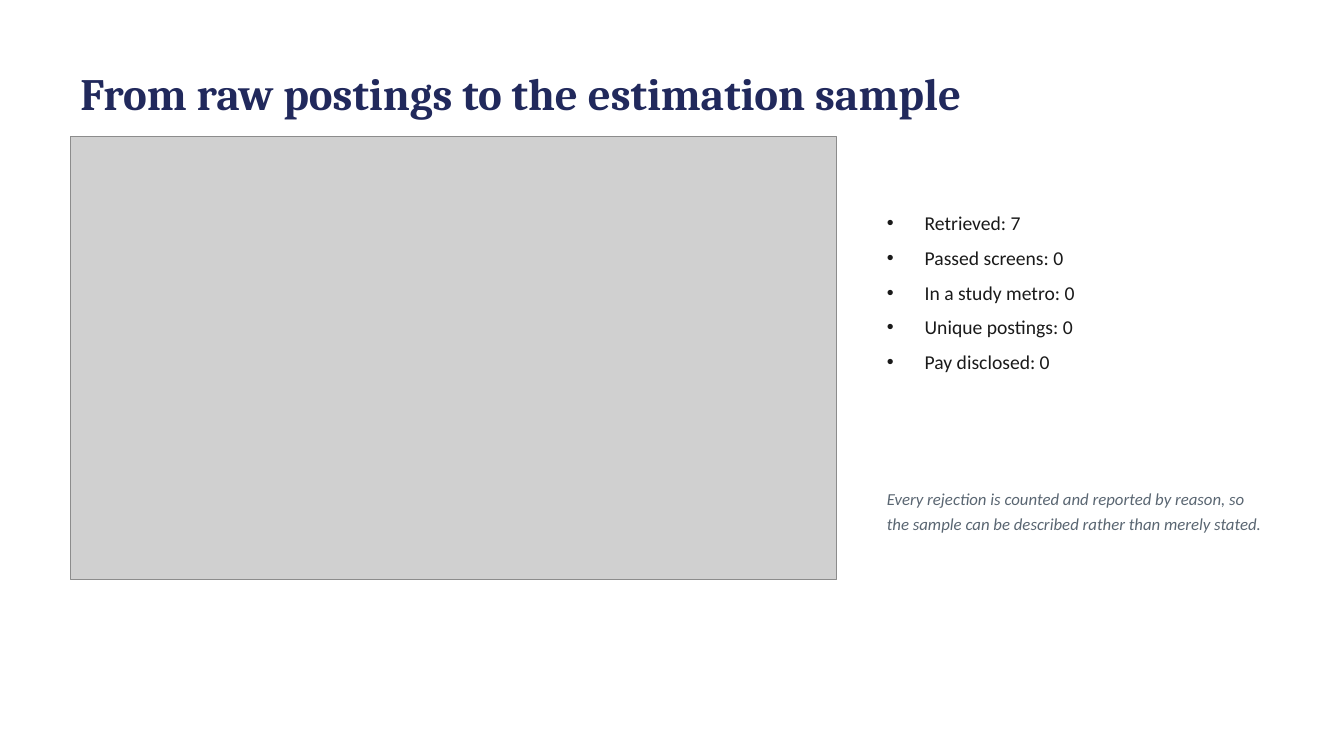
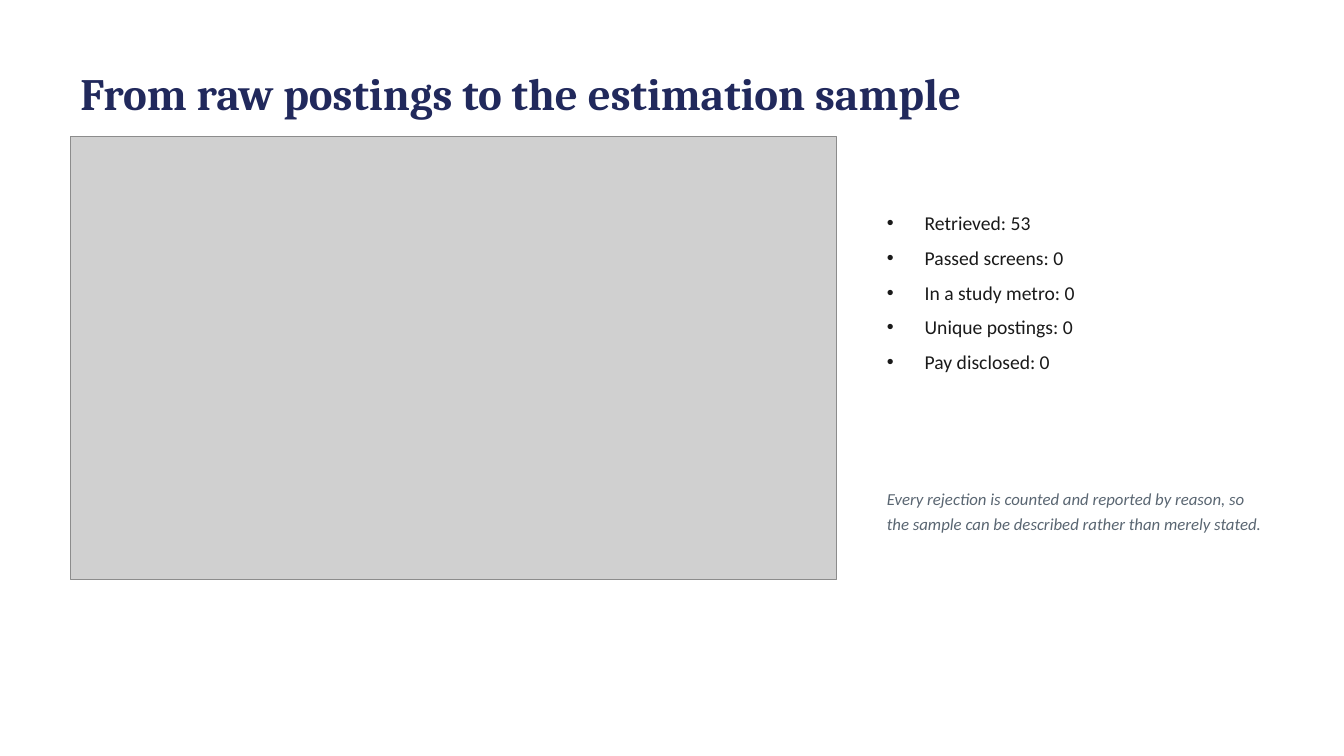
Before and after one commit to hendeal-cyber/Modern-Labor-Market-Data-Submission, a slide deck: slide 5 of paper/presentation.pptx. Drawn at 1344x756 pixels with LibreOffice and Linux fonts; fonts in the diff are those of the drawing; grey boxes stand for pictures. Boxes give left, top, right and bottom in pixels: in the first picture for what was removed or moved away, otherwise in the second. Text is boxed around its words. In the diff, an @@ line names an element or a change of style, - is before the commit and + after.

```diff
--- a/paper/presentation.pptx
+++ b/paper/presentation.pptx
@@ text at bbox=[925, 216, 1031, 230]: text changed @@
-• Retrieved: 7
+• Retrieved: 53
```
Also in this commit, not shown: 7 other files.
